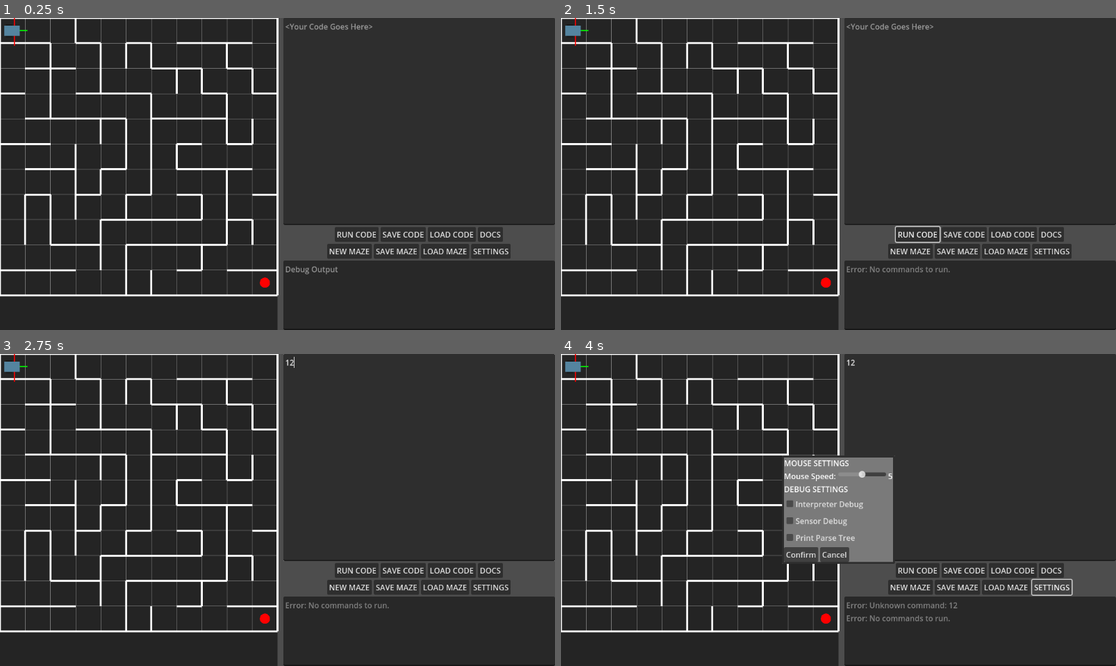
Above: before the commit, frames 1-4 (two rows, left to right).
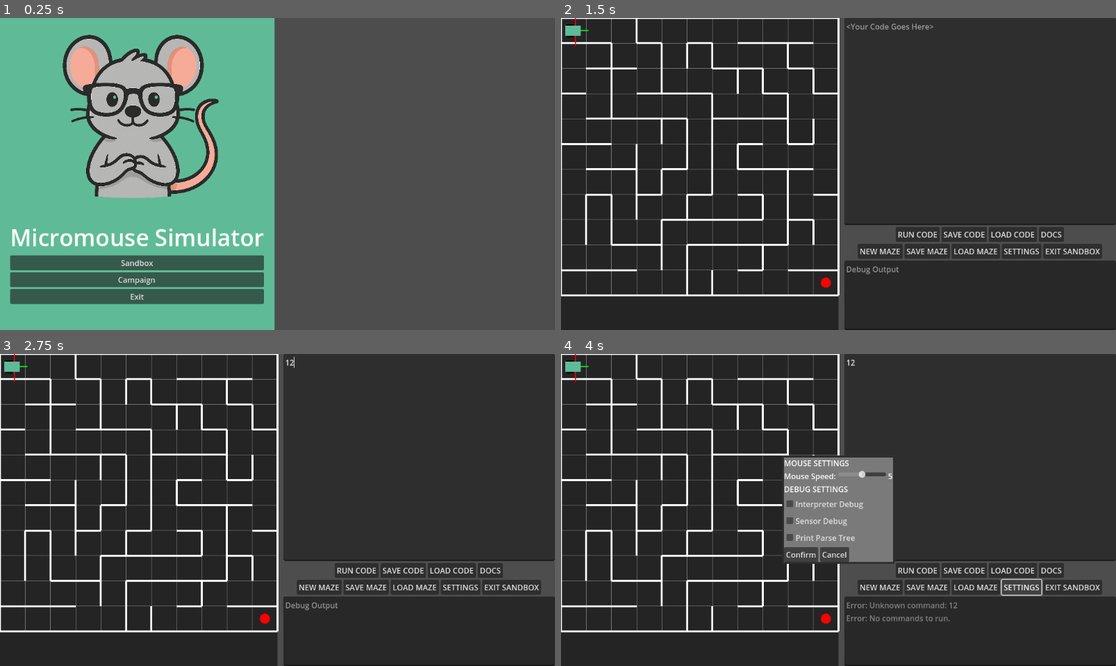
Above: after the commit, the same moments.

Repository: jamesabsolom/micromouse
Game: Godot game, scene res://scenes/main_menu.tscn
The game is run twice, just before and just after one commit, with the same random seed, the same clock (stepped at 60 frames per second) and the same inputs. Before the commit the project starts from res://scenes/main.tscn. Video files are missing from this copy of the repository; at most half a second of black plays in their place.
Inputs (mouse positions are in pixels of both pictures, inside the frame that each line leads up to):
- Up to frame 1 (0.25 s): no input
- Up to frame 2 (1.5 s): click (916, 233) at 0.5 s, where only the run before the commit has a clickable "RUN CODE"; click (699, 261) at 1.25 s, where only the run after the commit has a clickable "Sandbox"
- Up to frame 3 (2.75 s): click (421, 456) at 2.02 s; type "12" at 2.1 s
- Up to frame 4 (4 s): click "RUN CODE" at 2.75 s; click "SETTINGS" at 3.5 s

The runs differ from the first frame. In frame 1, 93% of the frame differs, in the area x 0-100%, y 0-100%; in frame 2, 1.3%; in frame 3, 1.2%; in frame 4, 1.1%.

Commit message:
Added in main menu

Diff:
--- a/project.godot
+++ b/project.godot
@@ -11,7 +11,7 @@
 [application]
 
 config/name="micromouse"
-run/main_scene="uid://bibm3u8hycr37"
+run/main_scene="uid://dttgr46ysrw0i"
 config/features=PackedStringArray("4.4", "Forward Plus")
 config/icon="res://icon.svg"
 
--- a/scenes/main.tscn
+++ b/scenes/main.tscn
@@ -75,12 +75,13 @@
 file_dialog_path = NodePath("FileDialog")
 maze_path = NodePath("../../Container/Maze")
 generate_button_path = NodePath("CenterContainer2/HBoxContainer/MazeButton")
-settings_button_path = NodePath("CenterContainer2/HBoxContainer/Settings")
+settings_button_path = NodePath("CenterContainer2/HBoxContainer/SettingsButton")
 settings_popup_path = NodePath("../../../PopupPanel")
 debug_output_path = NodePath("DebugOutput")
 maze_save_button_path = NodePath("CenterContainer2/HBoxContainer/SaveMazeButton")
 maze_load_button_path = NodePath("CenterContainer2/HBoxContainer/LoadMazeButton")
 docs_button_path = NodePath("CenterContainer/HBoxContainer/Documentation")
+exit_button_path = NodePath("CenterContainer2/HBoxContainer/ExitButton")
 mouse_path = NodePath("../../../../Mouse")
 
 [node name="CodeEditor" type="TextEdit" parent="UI/HSplitContainer/Container2/VBoxContainer"]
@@ -132,9 +133,13 @@
 layout_mode = 2
 text = "LOAD MAZE"
 
-[node name="Settings" type="Button" parent="UI/HSplitContainer/Container2/VBoxContainer/CenterContainer2/HBoxContainer"]
+[node name="SettingsButton" type="Button" parent="UI/HSplitContainer/Container2/VBoxContainer/CenterContainer2/HBoxContainer"]
 layout_mode = 2
 text = "SETTINGS"
+
+[node name="ExitButton" type="Button" parent="UI/HSplitContainer/Container2/VBoxContainer/CenterContainer2/HBoxContainer"]
+layout_mode = 2
+text = "EXIT SANDBOX"
 
 [node name="DebugOutput" type="TextEdit" parent="UI/HSplitContainer/Container2/VBoxContainer"]
 layout_mode = 2
--- /dev/null
+++ b/scenes/main_menu.tscn
@@ -0,0 +1,104 @@
+[gd_scene load_steps=5 format=3 uid="uid://dttgr46ysrw0i"]
+
+[ext_resource type="Texture2D" uid="uid://bis0q868fj4dq" path="res://resources/logo.png" id="1_l6cm7"]
+[ext_resource type="Script" uid="uid://c2h2g3o2aollm" path="res://scripts/UI/main_menu.gd" id="2_ekxnf"]
+[ext_resource type="VideoStream" path="res://resources/output.ogv" id="3_bqqt6"]
+
+[sub_resource type="LabelSettings" id="LabelSettings_ekxnf"]
+font_size = 48
+
+[node name="MainMenu" type="Node2D"]
+
+[node name="CanvasLayer" type="CanvasLayer" parent="."]
+
+[node name="HSplitContainer" type="HSplitContainer" parent="CanvasLayer"]
+anchors_preset = 15
+anchor_right = 1.0
+anchor_bottom = 1.0
+grow_horizontal = 2
+grow_vertical = 2
+size_flags_horizontal = 3
+size_flags_vertical = 3
+
+[node name="Control" type="Control" parent="CanvasLayer/HSplitContainer"]
+layout_mode = 2
+size_flags_horizontal = 3
+
+[node name="ColorRect" type="ColorRect" parent="CanvasLayer/HSplitContainer/Control"]
+layout_mode = 1
+anchors_preset = 15
+anchor_right = 1.0
+anchor_bottom = 1.0
+grow_horizontal = 2
+grow_vertical = 2
+color = Color(0.372549, 0.733333, 0.592157, 1)
+
+[node name="VSplitContainer" type="VSplitContainer" parent="CanvasLayer/HSplitContainer/Control"]
+layout_mode = 1
+anchors_preset = 15
+anchor_right = 1.0
+anchor_bottom = 1.0
+grow_horizontal = 2
+grow_vertical = 2
+
+[node name="TextureRect" type="TextureRect" parent="CanvasLayer/HSplitContainer/Control/VSplitContainer"]
+layout_mode = 2
+size_flags_horizontal = 4
+size_flags_vertical = 3
+texture = ExtResource("1_l6cm7")
+expand_mode = 2
+stretch_mode = 4
+
+[node name="CenterContainer" type="CenterContainer" parent="CanvasLayer/HSplitContainer/Control/VSplitContainer"]
+layout_mode = 2
+
+[node name="VBoxContainer" type="VBoxContainer" parent="CanvasLayer/HSplitContainer/Control/VSplitContainer/CenterContainer"]
+layout_mode = 2
+script = ExtResource("2_ekxnf")
+sandbox_button_path = NodePath("Sandbox")
+
+[node name="Label" type="Label" parent="CanvasLayer/HSplitContainer/Control/VSplitContainer/CenterContainer/VBoxContainer"]
+layout_mode = 2
+text = "Micromouse Simulator"
+label_settings = SubResource("LabelSettings_ekxnf")
+
+[node name="Sandbox" type="Button" parent="CanvasLayer/HSplitContainer/Control/VSplitContainer/CenterContainer/VBoxContainer"]
+layout_mode = 2
+text = "Sandbox"
+
+[node name="Campaign" type="Button" parent="CanvasLayer/HSplitContainer/Control/VSplitContainer/CenterContainer/VBoxContainer"]
+layout_mode = 2
+text = "Campaign"
+
+[node name="Button" type="Button" parent="CanvasLayer/HSplitContainer/Control/VSplitContainer/CenterContainer/VBoxContainer"]
+layout_mode = 2
+text = "Exit"
+
+[node name="Label2" type="Label" parent="CanvasLayer/HSplitContainer/Control/VSplitContainer/CenterContainer/VBoxContainer"]
+layout_mode = 2
+
+[node name="Label3" type="Label" parent="CanvasLayer/HSplitContainer/Control/VSplitContainer/CenterContainer/VBoxContainer"]
+layout_mode = 2
+
+[node name="Control2" type="Control" parent="CanvasLayer/HSplitContainer"]
+layout_mode = 2
+size_flags_horizontal = 3
+
+[node name="VideoStreamPlayer" type="VideoStreamPlayer" parent="CanvasLayer/HSplitContainer/Control2"]
+layout_mode = 1
+anchors_preset = 8
+anchor_left = 0.5
+anchor_top = 0.5
+anchor_right = 0.5
+anchor_bottom = 0.5
+offset_left = -324.0
+offset_top = -323.5
+offset_right = 324.0
+offset_bottom = 323.5
+grow_horizontal = 2
+grow_vertical = 2
+stream = ExtResource("3_bqqt6")
+volume_db = -80.0
+autoplay = true
+loop = true
+buffering_msec = 1000
--- a/scenes/mouse.tscn
+++ b/scenes/mouse.tscn
@@ -23,7 +23,7 @@
 offset_bottom = 10.0
 grow_horizontal = 2
 grow_vertical = 2
-color = Color(0.329412, 0.517647, 0.623529, 1)
+color = Color(0.372549, 0.733333, 0.592157, 1)
 
 [node name="ColorRect2" type="ColorRect" parent="."]
 anchors_preset = 8
@@ -39,7 +39,7 @@
 grow_vertical = 2
 size_flags_horizontal = 0
 size_flags_vertical = 4
-color = Color(0.329292, 0.517001, 0.62248, 1)
+color = Color(0.372549, 0.733333, 0.592157, 1)
 
 [node name="ColorRect3" type="ColorRect" parent="."]
 anchors_preset = 8
@@ -52,7 +52,7 @@
 offset_bottom = -10.0
 grow_horizontal = 2
 grow_vertical = 2
-color = Color(0.103744, 0.103744, 0.103744, 1)
+color = Color(0, 0, 0, 1)
 
 [node name="ColorRect4" type="ColorRect" parent="."]
 anchors_preset = 8
@@ -65,7 +65,7 @@
 offset_bottom = 13.0
 grow_horizontal = 2
 grow_vertical = 2
-color = Color(0.103744, 0.103744, 0.103744, 1)
+color = Color(0, 0, 0, 1)
 
 [node name="CollisionShape2D" type="CollisionShape2D" parent="."]
 position = Vector2(-1, 0)
--- /dev/null
+++ b/scripts/UI/main_menu.gd
@@ -0,0 +1,11 @@
+extends Node
+
+@export var sandbox_button_path: NodePath
+
+@onready var sandbox_button = get_node(sandbox_button_path)
+
+func _ready() -> void:
+	sandbox_button.pressed.connect(_on_sandbox_pressed)
+
+func _on_sandbox_pressed():
+	get_tree().change_scene_to_file("res://scenes/main.tscn")
--- a/scripts/script_runner.gd
+++ b/scripts/script_runner.gd
@@ -13,6 +13,7 @@
 @export var maze_save_button_path: NodePath
 @export var maze_load_button_path: NodePath
 @export var docs_button_path: NodePath
+@export var exit_button_path: NodePath
 
 @onready var code_editor = get_node(code_editor_path)
 @onready var run_button = get_node(run_button_path)
@@ -27,6 +28,7 @@
 @onready var maze_save_button = get_node(maze_save_button_path)
 @onready var maze_load_button = get_node(maze_load_button_path)
 @onready var docs_button = get_node(docs_button_path)
+@onready var exit_button = get_node(exit_button_path)
 
 @onready var interpreter_array = preload("res://scripts/interpreter/mouse_interpreter.gd").new().init()
 @onready var interpreter = interpreter_array[0]
@@ -58,6 +60,7 @@
 	maze_save_button.pressed.connect(_on_maze_save_pressed)
 	maze_load_button.pressed.connect(_on_maze_load_pressed)
 	docs_button.pressed.connect(_on_docs_pressed)
+	exit_button.pressed.connect(_on_exit_pressed)
 
 func _on_run_pressed():
 	if interpreter.running:
@@ -68,7 +71,7 @@
 		var code = code_editor.text
 		var mouse = get_node(mouse_path)
 		mouse.reset()
-		await get_tree().create_timer(0.5).timeout
+		await get_tree().create_timer(0.2).timeout
 		interpreter.run_script(code, mouse)
 		run_button.text = "STOP"
 
@@ -184,3 +187,6 @@
 
 func _on_docs_pressed() -> void:
 	OS.shell_open("https://jamesabsolom.github.io/micromouse/")
+
+func _on_exit_pressed() -> void:
+	get_tree().change_scene_to_file("res://scenes/main_menu.tscn")
Not shown, added: docs/assets/images/favicon.png.import
Binary file added: resources/logo.png
Not shown, added: resources/logo.png.import
Not shown, added: scripts/UI/main_menu.gd.uid
Not shown, changed: .gitignore
Not shown, added: resources/output.ogv
